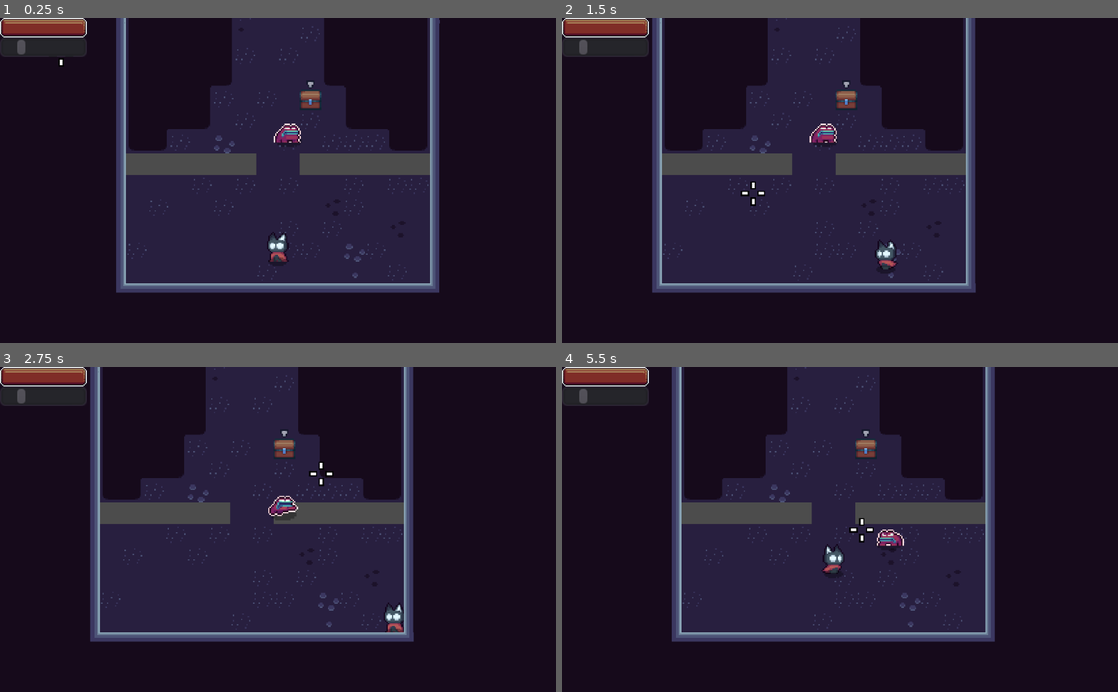
Above: before the commit, frames 1-4 (two rows, left to right).
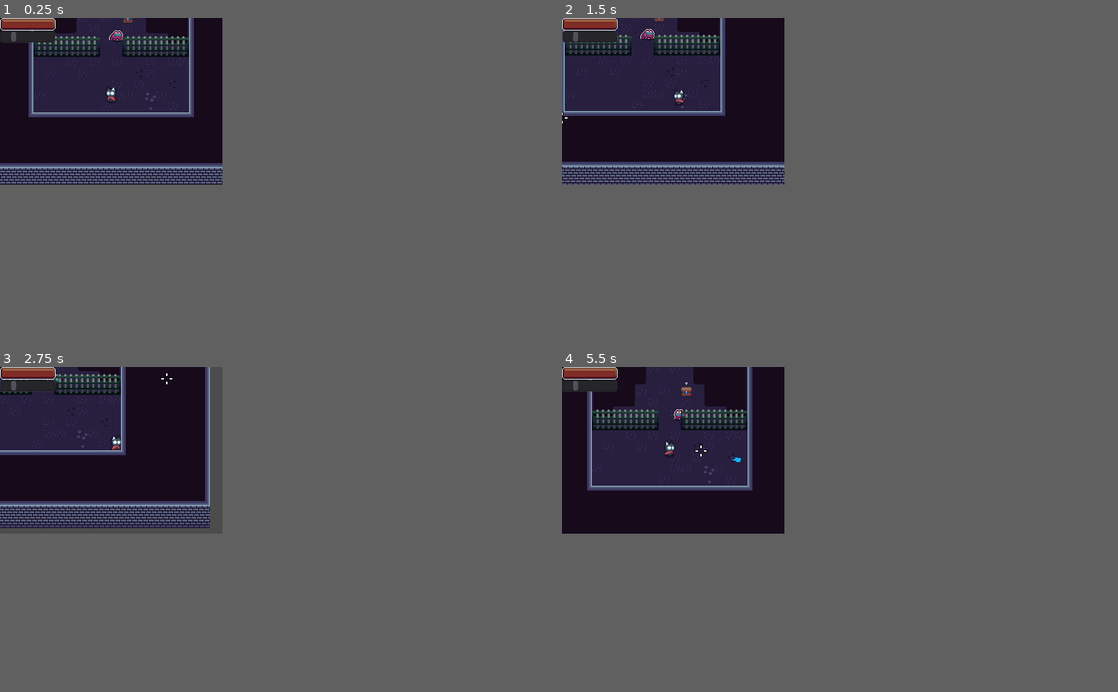
Above: after the commit, the same moments.

Repository: DOGamedev5/MINDugeons
Game: Godot game, scene res://scenes/maps/map.tscn
The game is run twice, just before and just after one commit, with the same random seed, the same clock (stepped at 60 frames per second) and the same inputs.
Inputs (mouse positions are in pixels of both pictures, inside the frame that each line leads up to):
- Up to frame 1 (0.25 s): no input
- Up to frame 2 (1.5 s): move the mouse to (962, 164) at 0.52 s; hold Right (ui_right) 0.53-1.28 s; click (962, 164) at 0.67 s; move the mouse to (728, 196) at 1.27 s; hold Down (ui_down) from 1.28 s (still down)
- Up to frame 3 (2.75 s): move the mouse to (333, 458) at 2.02 s; release Down (ui_down) at 2.03 s; hold Right (ui_right) from 2.03 s (still down)
- Up to frame 4 (5.5 s): move the mouse to (812, 594) at 2.77 s; release Right (ui_right) at 2.78 s; hold Up (ui_up) 2.78-3.53 s; click (812, 594) at 2.92 s; move the mouse to (1006, 578) at 3.52 s; hold Left (ui_left) 3.53-5.03 s; move the mouse to (673, 480) at 4.27 s; move the mouse to (867, 529) at 5.02 s; hold Down (ui_down) from 5.03 s (still down); click (867, 529) at 5.17 s
The window is 800x468 before the commit and 320x240 after it. Grey fills any space a smaller window leaves; there, only what the larger window draws over its background counts as a difference.

The runs differ from the first frame. In frame 1, 45% of the frame differs, in the area x 0-80%, y 0-85%; in frame 2, 44%; in frame 3, 42%; in frame 4, 45%.

Commit message:
some changes, and good bye until we see again

Diff:
--- a/project.godot
+++ b/project.godot
@@ -55,8 +55,6 @@
 
 [display]
 
-window/integer_resolution_handler/base_width=1024
-window/integer_resolution_handler/base_height=600
 window/stretch/mode="viewport"
 window/stretch/aspect="keep"
 
--- a/scenes/hud/gameHud.tscn
+++ b/scenes/hud/gameHud.tscn
@@ -9,7 +9,6 @@
 anchor_bottom = 0.0
 margin_right = 1024.0
 margin_bottom = 600.0
-rect_scale = Vector2( 2, 2 )
 type = 0
 maxValue = 100
 minValue = 0
--- a/scenes/maps/map.tscn
+++ b/scenes/maps/map.tscn
@@ -6,6 +6,7 @@
 [ext_resource path="res://sprites/tilesets/tileset2.png" type="Texture" id=4]
 [ext_resource path="res://scenes/player/player.tscn" type="PackedScene" id=5]
 [ext_resource path="res://scenes/enemys/frog.tscn" type="PackedScene" id=6]
+[ext_resource path="res://sprites/tilesets/tileset4.png" type="Texture" id=7]
 
 [sub_resource type="TileSet" id=167]
 0/name = "tileset1.png 0"
@@ -709,6 +710,176 @@
 } ]
 0/z_index = 0
 
+[sub_resource type="ConvexPolygonShape2D" id=211]
+points = PoolVector2Array( 0, 16, 16, 16, 16, 32, 0, 32 )
+
+[sub_resource type="ConvexPolygonShape2D" id=212]
+points = PoolVector2Array( 0, 16, 16, 16, 16, 32, 0, 32 )
+
+[sub_resource type="ConvexPolygonShape2D" id=213]
+points = PoolVector2Array( 0, 16, 16, 16, 16, 32, 0, 32 )
+
+[sub_resource type="ConvexPolygonShape2D" id=214]
+points = PoolVector2Array( 0, 16, 16, 16, 16, 32, 0, 32 )
+
+[sub_resource type="ConvexPolygonShape2D" id=215]
+points = PoolVector2Array( 0, 16, 16, 16, 16, 32, 0, 32 )
+
+[sub_resource type="ConvexPolygonShape2D" id=216]
+points = PoolVector2Array( 0, 16, 16, 16, 16, 32, 0, 32 )
+
+[sub_resource type="ConvexPolygonShape2D" id=217]
+points = PoolVector2Array( 0, 16, 16, 16, 16, 32, 0, 32 )
+
+[sub_resource type="ConvexPolygonShape2D" id=218]
+points = PoolVector2Array( 0, 16, 16, 16, 16, 32, 0, 32 )
+
+[sub_resource type="ConvexPolygonShape2D" id=219]
+points = PoolVector2Array( 0, 16, 16, 16, 16, 32, 0, 32 )
+
+[sub_resource type="ConvexPolygonShape2D" id=220]
+points = PoolVector2Array( 0, 16, 16, 16, 16, 32, 0, 32 )
+
+[sub_resource type="ConvexPolygonShape2D" id=221]
+points = PoolVector2Array( 0, 16, 16, 16, 16, 32, 0, 32 )
+
+[sub_resource type="ConvexPolygonShape2D" id=222]
+points = PoolVector2Array( 0, 16, 16, 16, 16, 32, 0, 32 )
+
+[sub_resource type="ConvexPolygonShape2D" id=223]
+points = PoolVector2Array( 0, 16, 16, 16, 16, 32, 0, 32 )
+
+[sub_resource type="ConvexPolygonShape2D" id=224]
+points = PoolVector2Array( 0, 16, 16, 16, 16, 32, 0, 32 )
+
+[sub_resource type="ConvexPolygonShape2D" id=225]
+points = PoolVector2Array( 0, 16, 16, 16, 16, 32, 0, 32 )
+
+[sub_resource type="ConvexPolygonShape2D" id=226]
+points = PoolVector2Array( 0, 16, 16, 16, 16, 32, 0, 32 )
+
+[sub_resource type="TileSet" id=210]
+0/name = "tileset4.png 0"
+0/texture = ExtResource( 7 )
+0/tex_offset = Vector2( 0, -16 )
+0/modulate = Color( 1, 1, 1, 1 )
+0/region = Rect2( 0, 0, 64, 128 )
+0/tile_mode = 1
+0/autotile/bitmask_mode = 1
+0/autotile/bitmask_flags = [ Vector2( 0, 0 ), 16777392, Vector2( 0, 1 ), 17039538, Vector2( 0, 2 ), 262194, Vector2( 0, 3 ), 48, Vector2( 1, 0 ), 20971704, Vector2( 1, 1 ), 21299386, Vector2( 1, 2 ), 327738, Vector2( 1, 3 ), 56, Vector2( 2, 0 ), 4194456, Vector2( 2, 1 ), 4259994, Vector2( 2, 2 ), 65562, Vector2( 2, 3 ), 24, Vector2( 3, 0 ), 144, Vector2( 3, 1 ), 146, Vector2( 3, 2 ), 18, Vector2( 3, 3 ), 16 ]
+0/autotile/icon_coordinate = Vector2( 3, 2 )
+0/autotile/tile_size = Vector2( 16, 32 )
+0/autotile/spacing = 0
+0/autotile/occluder_map = [  ]
+0/autotile/navpoly_map = [  ]
+0/autotile/priority_map = [  ]
+0/autotile/z_index_map = [  ]
+0/occluder_offset = Vector2( 0, 0 )
+0/navigation_offset = Vector2( 0, 0 )
+0/shape_offset = Vector2( 0, 0 )
+0/shape_transform = Transform2D( 1, 0, 0, 1, 0, 0 )
+0/shape = SubResource( 211 )
+0/shape_one_way = false
+0/shape_one_way_margin = 1.0
+0/shapes = [ {
+"autotile_coord": Vector2( 0, 0 ),
+"one_way": false,
+"one_way_margin": 1.0,
+"shape": SubResource( 211 ),
+"shape_transform": Transform2D( 1, 0, 0, 1, 0, 0 )
+}, {
+"autotile_coord": Vector2( 1, 0 ),
+"one_way": false,
+"one_way_margin": 1.0,
+"shape": SubResource( 212 ),
+"shape_transform": Transform2D( 1, 0, 0, 1, 0, 0 )
+}, {
+"autotile_coord": Vector2( 2, 0 ),
+"one_way": false,
+"one_way_margin": 1.0,
+"shape": SubResource( 213 ),
+"shape_transform": Transform2D( 1, 0, 0, 1, 0, 0 )
+}, {
+"autotile_coord": Vector2( 3, 0 ),
+"one_way": false,
+"one_way_margin": 1.0,
+"shape": SubResource( 214 ),
+"shape_transform": Transform2D( 1, 0, 0, 1, 0, 0 )
+}, {
+"autotile_coord": Vector2( 2, 1 ),
+"one_way": false,
+"one_way_margin": 1.0,
+"shape": SubResource( 215 ),
+"shape_transform": Transform2D( 1, 0, 0, 1, 0, 0 )
+}, {
+"autotile_coord": Vector2( 1, 1 ),
+"one_way": false,
+"one_way_margin": 1.0,
+"shape": SubResource( 216 ),
+"shape_transform": Transform2D( 1, 0, 0, 1, 0, 0 )
+}, {
+"autotile_coord": Vector2( 0, 1 ),
+"one_way": false,
+"one_way_margin": 1.0,
+"shape": SubResource( 217 ),
+"shape_transform": Transform2D( 1, 0, 0, 1, 0, 0 )
+}, {
+"autotile_coord": Vector2( 3, 1 ),
+"one_way": false,
+"one_way_margin": 1.0,
+"shape": SubResource( 218 ),
+"shape_transform": Transform2D( 1, 0, 0, 1, 0, 0 )
+}, {
+"autotile_coord": Vector2( 3, 2 ),
+"one_way": false,
+"one_way_margin": 1.0,
+"shape": SubResource( 219 ),
+"shape_transform": Transform2D( 1, 0, 0, 1, 0, 0 )
+}, {
+"autotile_coord": Vector2( 2, 2 ),
+"one_way": false,
+"one_way_margin": 1.0,
+"shape": SubResource( 220 ),
+"shape_transform": Transform2D( 1, 0, 0, 1, 0, 0 )
+}, {
+"autotile_coord": Vector2( 1, 2 ),
+"one_way": false,
+"one_way_margin": 1.0,
+"shape": SubResource( 221 ),
+"shape_transform": Transform2D( 1, 0, 0, 1, 0, 0 )
+}, {
+"autotile_coord": Vector2( 0, 2 ),
+"one_way": false,
+"one_way_margin": 1.0,
+"shape": SubResource( 222 ),
+"shape_transform": Transform2D( 1, 0, 0, 1, 0, 0 )
+}, {
+"autotile_coord": Vector2( 3, 3 ),
+"one_way": false,
+"one_way_margin": 1.0,
+"shape": SubResource( 223 ),
+"shape_transform": Transform2D( 1, 0, 0, 1, 0, 0 )
+}, {
+"autotile_coord": Vector2( 2, 3 ),
+"one_way": false,
+"one_way_margin": 1.0,
+"shape": SubResource( 224 ),
+"shape_transform": Transform2D( 1, 0, 0, 1, 0, 0 )
+}, {
+"autotile_coord": Vector2( 1, 3 ),
+"one_way": false,
+"one_way_margin": 1.0,
+"shape": SubResource( 225 ),
+"shape_transform": Transform2D( 1, 0, 0, 1, 0, 0 )
+}, {
+"autotile_coord": Vector2( 0, 3 ),
+"one_way": false,
+"one_way_margin": 1.0,
+"shape": SubResource( 226 ),
+"shape_transform": Transform2D( 1, 0, 0, 1, 0, 0 )
+} ]
+0/z_index = 0
+
 [sub_resource type="ConvexPolygonShape2D" id=174]
 points = PoolVector2Array( 0, 0, 16, 0, 16, 16, 0, 16 )
 
@@ -1036,9 +1207,6 @@
 collision_mask = 2
 format = 1
 
-[node name="barrs" type="TileMap" parent="."]
-format = 1
-
 [node name="wall" type="TileMap" parent="."]
 tile_set = SubResource( 168 )
 cell_size = Vector2( 16, 16 )
@@ -1053,6 +1221,13 @@
 
 [node name="frog" parent="characters" instance=ExtResource( 6 )]
 
+[node name="barrs" type="TileMap" parent="characters"]
+tile_set = SubResource( 210 )
+cell_size = Vector2( 16, 16 )
+cell_tile_origin = 2
+cell_y_sort = true
+format = 1
+
 [node name="upview" type="TileMap" parent="."]
 tile_set = SubResource( 101 )
 cell_size = Vector2( 16, 16 )
--- a/scenes/player/player.tscn
+++ b/scenes/player/player.tscn
@@ -94,7 +94,7 @@
 position = Vector2( 0, -11.5 )
 frames = SubResource( 7 )
 animation = "idle"
-frame = 3
+frame = 4
 playing = true
 
 [node name="Shadow" type="Sprite" parent="."]
@@ -120,11 +120,6 @@
 
 [node name="Camera2D" type="Camera2D" parent="."]
 current = true
-zoom = Vector2( 0.4, 0.4 )
-limit_left = -224
-limit_top = -188
-limit_right = 224
-limit_bottom = 156
 smoothing_enabled = true
 smoothing_speed = 6.0
 editor_draw_limits = true
--- a/scripts/rooms.gd
+++ b/scripts/rooms.gd
@@ -1,7 +1,7 @@
 extends Node2D
 
 onready var world = [
-	$barrs,
+	$characters/barrs,
 	$ground,
 	$hole,
 	$water
@@ -226,11 +226,12 @@
 
 func setCell(index, x, y, grid = Vector2.ZERO):
 	world[index].set_cell(x, y, 0, false, false, false, grid)
+	if index == BARR:
+		world[AIR].set_cell(x, y, 0)
 
 func updateBitmask(startV:Vector2, endV:Vector2):
 	for i in range(4):
-		if i != BARR:
-			world[i].update_bitmask_region(startV, endV)
+		world[i].update_bitmask_region(startV, endV)
 
 func has_color(list, color):
 	var keys = list.keys()
Not shown: 1 places in scenes/maps/map.tscn that only renumber resources
Binary file added: sprites/objects/dorr_sheet.png
Not shown, added: sprites/objects/dorr_sheet.png.import
Binary file added: sprites/tilesets/tileset4.png
Not shown, added: sprites/tilesets/tileset4.png.import
